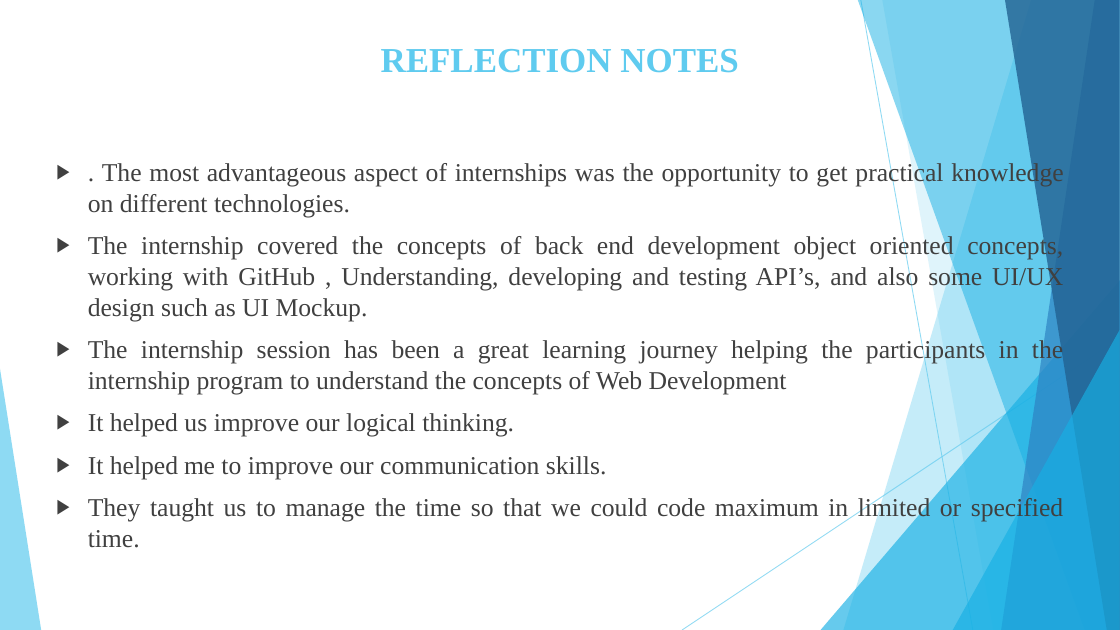
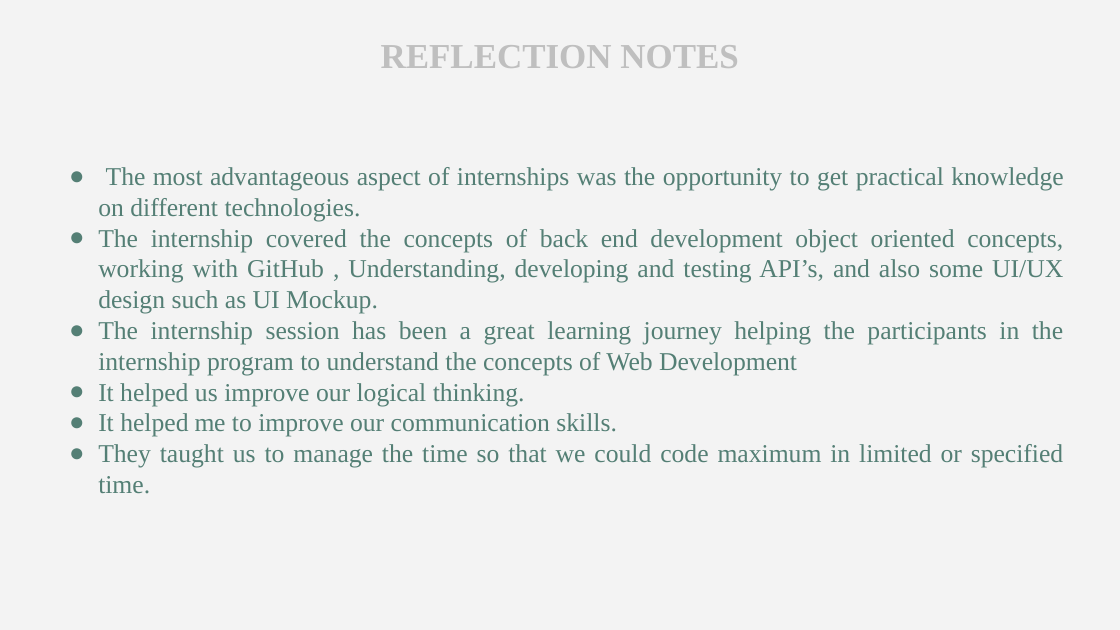
Before and after one commit to Mohammed-Jabi/Internship-Reports, a slide deck: slide 23 of Internship Presentation.pptx. Drawn at 1120x630 pixels with LibreOffice and Linux fonts; fonts in the diff are those of the drawing. Boxes give left, top, right and bottom in pixels: in the first picture for what was removed or moved away, otherwise in the second. Text is boxed around its words. In the diff, an @@ line names an element or a change of style, - is before the commit and + after.

```diff
--- a/Internship Presentation.pptx
+++ b/Internship Presentation.pptx
@@ background #FFFFFF to #F3F3F3 @@
@@ title "REFLECTION NOTES" at bbox=[381, 45, 739, 68]: text colour #5FCBEF to #BFBFBF @@
@@ text at bbox=[98, 167, 1063, 221]: text changed; text colour #404040 to #547F75 @@
-▶ . The most advantageous aspect of internships was the opportunity to get practical knowledge on different technologies.
+● The most advantageous aspect of internships was the opportunity to get practical knowledge on different technologies.
@@ text at bbox=[98, 229, 1063, 494]: text colour #404040 to #547F75 in "The internship covered the concepts of back ...", "The internship session has been a great ...", "It helped us improve our logical thinking.", "It helped me to improve our communication ..." and 1 more places; bullet ▶ to ●; less space between paragraphs @@
@@ group removed at bbox=[0, 0, 1120, 630]: 5 freeform shapes, 3 triangles, 2 lines @@
```
Also in this commit, not shown: 24 other slides changed.
